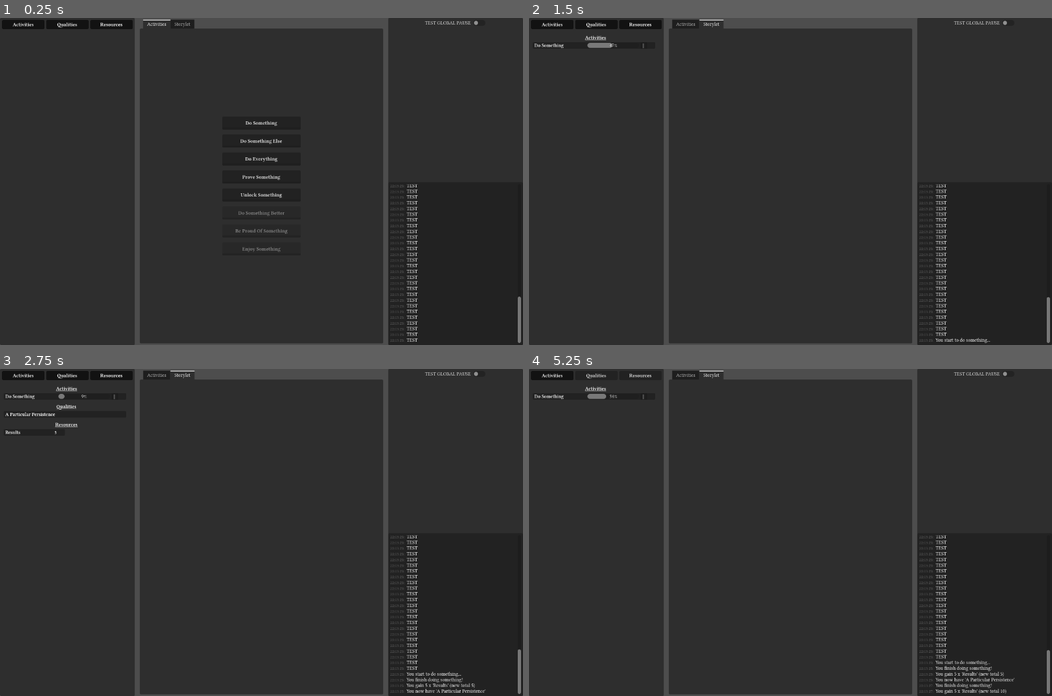
Above: before the commit, frames 1-4 (two rows, left to right).
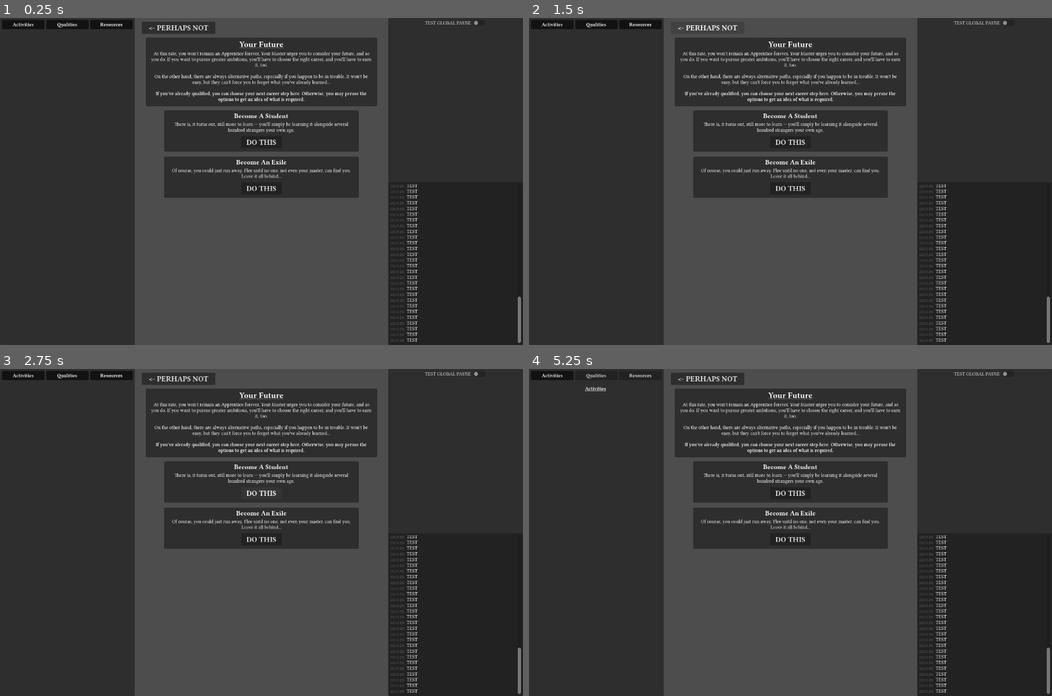
Above: after the commit, the same moments.

Repository: ChrisTheThinMint/magic-idle-game
Game: Godot game, scene res://main.tscn
The game is run twice, just before and just after one commit, with the same random seed, the same clock (stepped at 60 frames per second) and the same inputs.
Inputs (mouse positions are in pixels of both pictures, inside the frame that each line leads up to):
- Up to frame 1 (0.25 s): no input
- Up to frame 2 (1.5 s): click (790, 122) at 0.5 s, where only the run before the commit has a clickable "Do Something"; click (706, 27) at 1.25 s, where only the run after the commit has a clickable "<- PERHAPS NOT"
- Up to frame 3 (2.75 s): click (261, 493) at 2 s, where only the run after the commit has a clickable "DO THIS"
- Up to frame 4 (5.25 s): click "Activities" at 2.75 s; click "Qualities" at 3.5 s; click "Resources" at 4.25 s; click "Activities" at 5 s

The runs differ from the first frame. In frame 1, 28% of the frame differs, in the area x 26-74%, y 0-100%; in frame 2, 28%; in frame 3, 29%; in frame 4, 29%, in the area x 1-100%, y 0-100%.

Commit message:
More tweaks for storylet view

Diff:
--- a/main.tscn
+++ b/main.tscn
@@ -5,8 +5,12 @@
 [ext_resource type="Script" uid="uid://cdqqcjvlqrrog" path="res://Scripts/LogDisplay.gd" id="2_0xm2m"]
 [ext_resource type="Script" uid="uid://o4l2kbmriymr" path="res://addons/tooltips_pro/examples/scripts/example_input_manager.gd" id="3_h2yge"]
 [ext_resource type="PackedScene" uid="uid://drkwmbkco6vyw" path="res://tracker_main.tscn" id="3_lquwl"]
+[ext_resource type="PackedScene" uid="uid://b4cr6qf5qfp54" path="res://storylet_view.tscn" id="5_5vw27"]
 [ext_resource type="Script" uid="uid://5a6lyolbsu0" path="res://Debug_PauseButton.gd" id="5_7mycd"]
 [ext_resource type="Script" uid="uid://b3yfjkayl0llj" path="res://GameLog_CustomEntry.gd" id="7_272bh"]
+
+[sub_resource type="StyleBoxFlat" id="StyleBoxFlat_5vw27"]
+bg_color = Color(0.6, 0.6, 0.6, 0)
 
 [node name="Main" type="Control" unique_id=1843407477]
 layout_mode = 3
@@ -79,9 +83,12 @@
 [node name="TabContainer" type="TabContainer" parent="HSplitContainer/HSplitContainer2/MarginContainer" unique_id=905296507]
 layout_mode = 2
 size_flags_horizontal = 3
-current_tab = 0
+theme_override_styles/panel = SubResource("StyleBoxFlat_5vw27")
+current_tab = 1
+tabs_visible = false
 
 [node name="Activities" type="CenterContainer" parent="HSplitContainer/HSplitContainer2/MarginContainer/TabContainer" unique_id=1613369206]
+visible = false
 layout_mode = 2
 size_flags_horizontal = 3
 size_flags_vertical = 3
@@ -95,10 +102,8 @@
 script = ExtResource("1_0xm2m")
 category = "debug"
 
-[node name="Storylet" type="Control" parent="HSplitContainer/HSplitContainer2/MarginContainer/TabContainer" unique_id=445710421]
-visible = false
+[node name="StoryletView" parent="HSplitContainer/HSplitContainer2/MarginContainer/TabContainer" unique_id=245103338 instance=ExtResource("5_5vw27")]
 layout_mode = 2
-metadata/_tab_index = 1
 
 [node name="GameLogBody" type="Panel" parent="HSplitContainer/HSplitContainer2" unique_id=1367536915]
 custom_minimum_size = Vector2(330, 0)
--- /dev/null
+++ b/storylet_view.tscn
@@ -0,0 +1,227 @@
+[gd_scene format=3 uid="uid://b4cr6qf5qfp54"]
+
+[ext_resource type="Theme" uid="uid://dljct6m2ai7uo" path="res://Theme/BaseTheme.tres" id="1_naf8p"]
+[ext_resource type="FontFile" uid="uid://dxhwu7ob8ey5i" path="res://libertinusserif-bold.otf" id="2_7vylp"]
+[ext_resource type="FontFile" uid="uid://cb0rmayu7fatq" path="res://libertinusserif-semibold.otf" id="3_g4rsw"]
+[ext_resource type="FontFile" uid="uid://dhbqgx77udkeg" path="res://libertinusserif-semibolditalic.otf" id="4_m500l"]
+[ext_resource type="FontFile" uid="uid://cvycl4yf2n37p" path="res://libertinusserif-italic.otf" id="5_wo28g"]
+[ext_resource type="FontFile" uid="uid://b7mv3hlvur5qm" path="res://libertinusmono-regular.otf" id="6_1gopn"]
+
+[node name="StoryletView" type="VBoxContainer" unique_id=197031147]
+anchors_preset = 15
+anchor_right = 1.0
+anchor_bottom = 1.0
+grow_horizontal = 2
+grow_vertical = 2
+size_flags_horizontal = 3
+size_flags_vertical = 3
+theme = ExtResource("1_naf8p")
+metadata/_tab_index = 1
+
+[node name="MarginContainer" type="MarginContainer" parent="." unique_id=1221402812]
+layout_mode = 2
+size_flags_horizontal = 2
+theme_override_constants/margin_left = 5
+theme_override_constants/margin_top = 5
+theme_override_constants/margin_right = 5
+theme_override_constants/margin_bottom = 5
+
+[node name="Button" type="Button" parent="MarginContainer" unique_id=573976789]
+custom_minimum_size = Vector2(180, 30)
+layout_mode = 2
+theme_override_fonts/font = ExtResource("2_7vylp")
+theme_override_font_sizes/font_size = 18
+text = "<- PERHAPS NOT"
+
+[node name="MarginContainer2" type="MarginContainer" parent="." unique_id=1423492432]
+layout_mode = 2
+theme_override_constants/margin_left = 15
+theme_override_constants/margin_right = 15
+
+[node name="Panel" type="Panel" parent="MarginContainer2" unique_id=1673066268]
+layout_mode = 2
+
+[node name="MarginContainer" type="MarginContainer" parent="MarginContainer2" unique_id=1575231550]
+layout_mode = 2
+theme_override_constants/margin_left = 10
+theme_override_constants/margin_top = 5
+theme_override_constants/margin_right = 10
+theme_override_constants/margin_bottom = 10
+
+[node name="VBoxContainer" type="VBoxContainer" parent="MarginContainer2/MarginContainer" unique_id=1295625048]
+layout_mode = 2
+
+[node name="RichTextLabel" type="RichTextLabel" parent="MarginContainer2/MarginContainer/VBoxContainer" unique_id=1074588195]
+clip_contents = false
+layout_mode = 2
+theme_override_fonts/normal_font = ExtResource("2_7vylp")
+theme_override_font_sizes/normal_font_size = 20
+bbcode_enabled = true
+text = "[u]Your Future"
+fit_content = true
+scroll_active = false
+horizontal_alignment = 1
+
+[node name="RichTextLabel2" type="RichTextLabel" parent="MarginContainer2/MarginContainer/VBoxContainer" unique_id=700073057]
+layout_mode = 2
+size_flags_vertical = 3
+theme_override_fonts/bold_font = ExtResource("3_g4rsw")
+theme_override_fonts/bold_italics_font = ExtResource("4_m500l")
+theme_override_fonts/italics_font = ExtResource("5_wo28g")
+theme_override_fonts/mono_font = ExtResource("6_1gopn")
+bbcode_enabled = true
+text = "At this rate, you won't remain an Apprentice forever. Your Master urges you to consider your future, and so you do. If you want to pursue greater ambitions, you'll have to choose the right career, and you'll have to earn it, too.
+
+On the other hand, there are always alternative paths, especially if you happen to be in trouble. It won't be easy, but they can't force you to forget what you've already learned...
+
+[b]If you've already qualified, you can choose your next career step here. Otherwise, you may peruse the options to get an idea of what is required.[/b]"
+fit_content = true
+scroll_active = false
+horizontal_alignment = 1
+
+[node name="ScrollContainer" type="ScrollContainer" parent="." unique_id=1648165383]
+layout_mode = 2
+size_flags_vertical = 3
+
+[node name="HBoxContainer" type="HBoxContainer" parent="ScrollContainer" unique_id=257900515]
+layout_mode = 2
+size_flags_horizontal = 3
+size_flags_vertical = 3
+
+[node name="Spacer" type="Control" parent="ScrollContainer/HBoxContainer" unique_id=1242391788]
+layout_mode = 2
+size_flags_horizontal = 3
+
+[node name="HFlowContainer" type="VBoxContainer" parent="ScrollContainer/HBoxContainer" unique_id=52123647]
+custom_minimum_size = Vector2(500, 0)
+layout_mode = 2
+size_flags_horizontal = 3
+size_flags_vertical = 3
+size_flags_stretch_ratio = 3.0
+theme_override_constants/separation = 0
+
+[node name="MarginContainer" type="MarginContainer" parent="ScrollContainer/HBoxContainer/HFlowContainer" unique_id=342789881]
+custom_minimum_size = Vector2(300, 0)
+propagate_maximum_size = false
+layout_mode = 2
+size_flags_horizontal = 3
+theme_override_constants/margin_left = 12
+theme_override_constants/margin_top = 6
+theme_override_constants/margin_right = 12
+theme_override_constants/margin_bottom = 6
+
+[node name="Panel" type="Panel" parent="ScrollContainer/HBoxContainer/HFlowContainer/MarginContainer" unique_id=923152990]
+propagate_maximum_size = true
+layout_mode = 2
+
+[node name="MarginContainer" type="MarginContainer" parent="ScrollContainer/HBoxContainer/HFlowContainer/MarginContainer" unique_id=182465922]
+layout_mode = 2
+theme_override_constants/margin_left = 4
+theme_override_constants/margin_top = 4
+theme_override_constants/margin_right = 4
+theme_override_constants/margin_bottom = 4
+
+[node name="VBoxContainer" type="VBoxContainer" parent="ScrollContainer/HBoxContainer/HFlowContainer/MarginContainer/MarginContainer" unique_id=142521092]
+layout_mode = 2
+
+[node name="Title" type="RichTextLabel" parent="ScrollContainer/HBoxContainer/HFlowContainer/MarginContainer/MarginContainer/VBoxContainer" unique_id=476851659]
+clip_contents = false
+layout_mode = 2
+theme_override_fonts/normal_font = ExtResource("2_7vylp")
+theme_override_font_sizes/normal_font_size = 16
+text = "Become A Student"
+fit_content = true
+scroll_active = false
+horizontal_alignment = 1
+
+[node name="Description" type="RichTextLabel" parent="ScrollContainer/HBoxContainer/HFlowContainer/MarginContainer/MarginContainer/VBoxContainer" unique_id=2127009281]
+layout_mode = 2
+size_flags_vertical = 3
+theme_override_fonts/bold_font = ExtResource("3_g4rsw")
+theme_override_fonts/bold_italics_font = ExtResource("4_m500l")
+theme_override_fonts/italics_font = ExtResource("5_wo28g")
+theme_override_fonts/mono_font = ExtResource("6_1gopn")
+text = "There is, it turns out, still more to learn — you'll simply be learning it alongside several hundred strangers your own age."
+fit_content = true
+scroll_active = false
+horizontal_alignment = 1
+
+[node name="MarginContainer" type="MarginContainer" parent="ScrollContainer/HBoxContainer/HFlowContainer/MarginContainer/MarginContainer/VBoxContainer" unique_id=2136875501]
+layout_mode = 2
+size_flags_horizontal = 6
+theme_override_constants/margin_left = 4
+theme_override_constants/margin_top = 4
+theme_override_constants/margin_right = 4
+theme_override_constants/margin_bottom = 4
+
+[node name="Button" type="Button" parent="ScrollContainer/HBoxContainer/HFlowContainer/MarginContainer/MarginContainer/VBoxContainer/MarginContainer" unique_id=1419198239]
+custom_minimum_size = Vector2(100, 30)
+layout_mode = 2
+theme_override_fonts/font = ExtResource("2_7vylp")
+theme_override_font_sizes/font_size = 18
+text = "DO THIS"
+
+[node name="MarginContainer2" type="MarginContainer" parent="ScrollContainer/HBoxContainer/HFlowContainer" unique_id=1421898556]
+custom_minimum_size = Vector2(300, 0)
+propagate_maximum_size = false
+layout_mode = 2
+size_flags_horizontal = 3
+theme_override_constants/margin_left = 12
+theme_override_constants/margin_top = 6
+theme_override_constants/margin_right = 12
+theme_override_constants/margin_bottom = 6
+
+[node name="Panel" type="Panel" parent="ScrollContainer/HBoxContainer/HFlowContainer/MarginContainer2" unique_id=1122207430]
+propagate_maximum_size = true
+layout_mode = 2
+
+[node name="MarginContainer" type="MarginContainer" parent="ScrollContainer/HBoxContainer/HFlowContainer/MarginContainer2" unique_id=1926541510]
+layout_mode = 2
+theme_override_constants/margin_left = 4
+theme_override_constants/margin_top = 4
+theme_override_constants/margin_right = 4
+theme_override_constants/margin_bottom = 4
+
+[node name="VBoxContainer" type="VBoxContainer" parent="ScrollContainer/HBoxContainer/HFlowContainer/MarginContainer2/MarginContainer" unique_id=1232592979]
+layout_mode = 2
+
+[node name="Title" type="RichTextLabel" parent="ScrollContainer/HBoxContainer/HFlowContainer/MarginContainer2/MarginContainer/VBoxContainer" unique_id=1813306297]
+clip_contents = false
+layout_mode = 2
+theme_override_fonts/normal_font = ExtResource("2_7vylp")
+theme_override_font_sizes/normal_font_size = 16
+text = "Become An Exile"
+fit_content = true
+scroll_active = false
+horizontal_alignment = 1
+
+[node name="Description" type="RichTextLabel" parent="ScrollContainer/HBoxContainer/HFlowContainer/MarginContainer2/MarginContainer/VBoxContainer" unique_id=697362126]
+layout_mode = 2
+size_flags_vertical = 3
+theme_override_fonts/bold_font = ExtResource("3_g4rsw")
+theme_override_fonts/bold_italics_font = ExtResource("4_m500l")
+theme_override_fonts/italics_font = ExtResource("5_wo28g")
+theme_override_fonts/mono_font = ExtResource("6_1gopn")
+text = "Of course, you could just run away. Flee until no one, not even your master, can find you. Leave it all behind..."
+fit_content = true
+scroll_active = false
+horizontal_alignment = 1
+
+[node name="MarginContainer" type="MarginContainer" parent="ScrollContainer/HBoxContainer/HFlowContainer/MarginContainer2/MarginContainer/VBoxContainer" unique_id=1920392516]
+layout_mode = 2
+size_flags_horizontal = 6
+theme_override_constants/margin_left = 4
+theme_override_constants/margin_top = 4
+theme_override_constants/margin_right = 4
+theme_override_constants/margin_bottom = 4
+
+[node name="Button" type="Button" parent="ScrollContainer/HBoxContainer/HFlowContainer/MarginContainer2/MarginContainer/VBoxContainer/MarginContainer" unique_id=870891943]
+custom_minimum_size = Vector2(100, 30)
+layout_mode = 2
+theme_override_fonts/font = ExtResource("2_7vylp")
+theme_override_font_sizes/font_size = 18
+text = "DO THIS"
+
+[node name="Spacer2" type="Control" parent="ScrollContainer/HBoxContainer" unique_id=1036561592]
+layout_mode = 2
+size_flags_horizontal = 3
